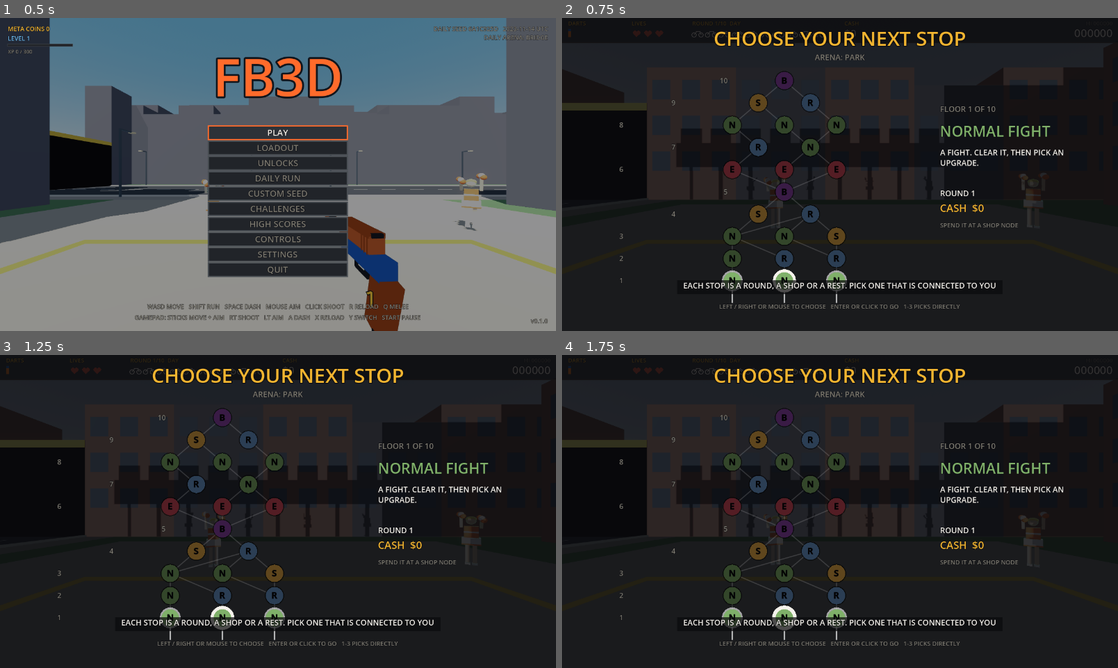
Above: before the commit, frames 1-4 (two rows, left to right).
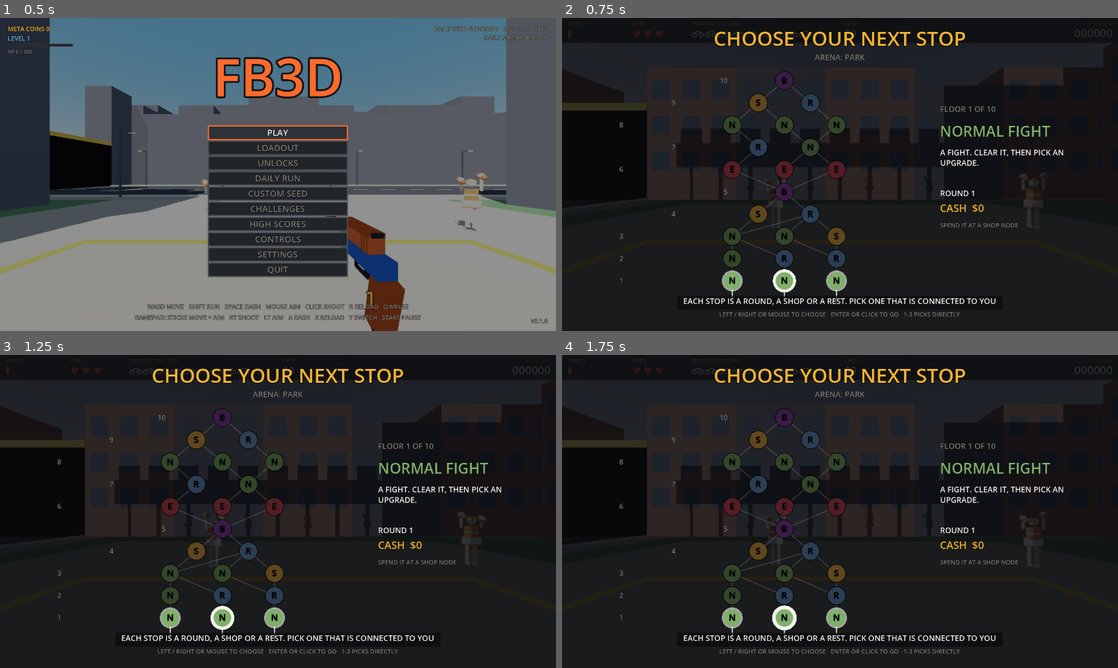
Above: after the commit, the same moments.

Repository: GVihi/FstreliBiciklina3D
Game: Godot game, scene res://main.tscn
The game is run twice, just before and just after one commit, with the same random seed, the same clock (stepped at 60 frames per second) and the same inputs.
Inputs (mouse positions are in pixels of both pictures, inside the frame that each line leads up to):
- Up to frame 1 (0.5 s): no input
- Up to frame 2 (0.75 s): tap Enter at 0.5 s; move the mouse to (962, 158) at 0.52 s; hold Right from 0.53 s (still down); tap R at 0.6 s; click (962, 158) at 0.67 s
- Up to frame 3 (1.25 s): keep holding Right; tap Space at 0.77 s
- Up to frame 4 (1.75 s): release Right at 1.25 s; tap Space at 1.25 s; drag from (728, 527) to (812, 574) at 1.27 s

Frame 1 is identical in both runs. In frame 2, 1.8% of the frame differs, in the area x 21-78%, y 83-96%; in frame 3, 1.8%; in frame 4, 1.8%.

Commit message:
Move the shop and map hint lines off the buttons and nodes (E1.5)
At 86.5 % of the height the hint strip covered the shop's CONTINUE and
REROLL buttons and the first row of nodes on the run map. The shop line now
sits under the CASH line, the map line between the first row of nodes and
the key prompt, and the map's key prompt moved from 93 % to 95.5 %
(map_prompt_y). hint_line_check follows the prompt's new place.

Diff:
--- a/scripts/hud.gd
+++ b/scripts/hud.gd
@@ -1370,6 +1370,13 @@
 	return str(MAP_LINES.get(t, ""))
 
 
+# where the key prompt at the bottom of the map screen is drawn (a baseline). Lower than the other screens' prompts so a
+# first-run hint line fits between it and the first row of nodes (README early alpha E1.5); tools/hint_screens_check.gd
+# uses it too.
+func map_prompt_y(_k: float) -> float:
+	return size.y * 0.955
+
+
 # left edge and width of the info panel on the right of the map screen
 func map_info_x() -> float:
 	return size.x * 0.68
@@ -1497,7 +1504,7 @@
 	_txt(
 		"LEFT / RIGHT OR MOUSE TO CHOOSE   ENTER OR CLICK TO GO   1-3 PICKS DIRECTLY",
 		cx,
-		size.y * 0.93,
+		map_prompt_y(k),
 		int(14 * k),
 		GRAY,
 		1
@@ -2162,11 +2169,18 @@
 # ---------------------------------------------------------------- pieces
 # The first-run hint line (README early alpha E1.2): one line of text with a dark strip behind it, bottom centre, for
 # Settings.HINT_SECONDS and fading out at the end. Only drawn: no rect is registered for a click, no key is read, so it
-# never blocks input. In a round it sits above the dash bar and the FREE DARTS line; on the map, upgrade, shop and rest
-# screens it sits in the gap above the bottom prompt. The pause menu and the other pages are drawn over it.
+# never blocks input. In a round it sits above the dash bar and the FREE DARTS line. On the upgrade and rest screens it
+# sits at 86.5 % of the height, between the cards and the bottom of the window. The shop has its CONTINUE and REROLL buttons
+# there, so its line goes at the top, in the gap between the CASH line and the cards. The map has its first row of nodes
+# at 84 % of the height, so its line goes in the gap between that row and the key prompt (which sits a little lower for
+# it, see map_prompt_y). The pause menu and the other pages are drawn over it. Checked by tools/hint_screens_check.gd.
 func hint_y(k: float) -> float:
 	if g.state == "play":
 		return size.y - 118.0 * k
+	if g.state == "shop":
+		return size.y * 0.17 + 32.0 * k
+	if g.state == "map":
+		return size.y * 0.84 + 54.0 * k
 	return size.y * 0.865
 
 
--- a/tools/hint_line_check.gd
+++ b/tools/hint_line_check.gd
@@ -189,7 +189,7 @@
 				_fail("%s: the strip is not at the bottom (ends at %.0f)" % [label, r.end.y])
 			if in_round and r.end.y > s.y - 96.0 * k:
 				_fail("%s: the strip reaches the FREE DARTS line (ends at %.0f)" % [label, r.end.y])
-			if not in_round and r.end.y > s.y * 0.93 - 16.0 * k:
+			if not in_round and r.end.y > hud.map_prompt_y(k) - 12.0 * k:
 				_fail("%s: the strip reaches the bottom prompt (ends at %.0f)" % [label, r.end.y])
 			if hud.hint_fs(k) < 8:
 				_fail("%s: the font shrank below 8 px" % label)
